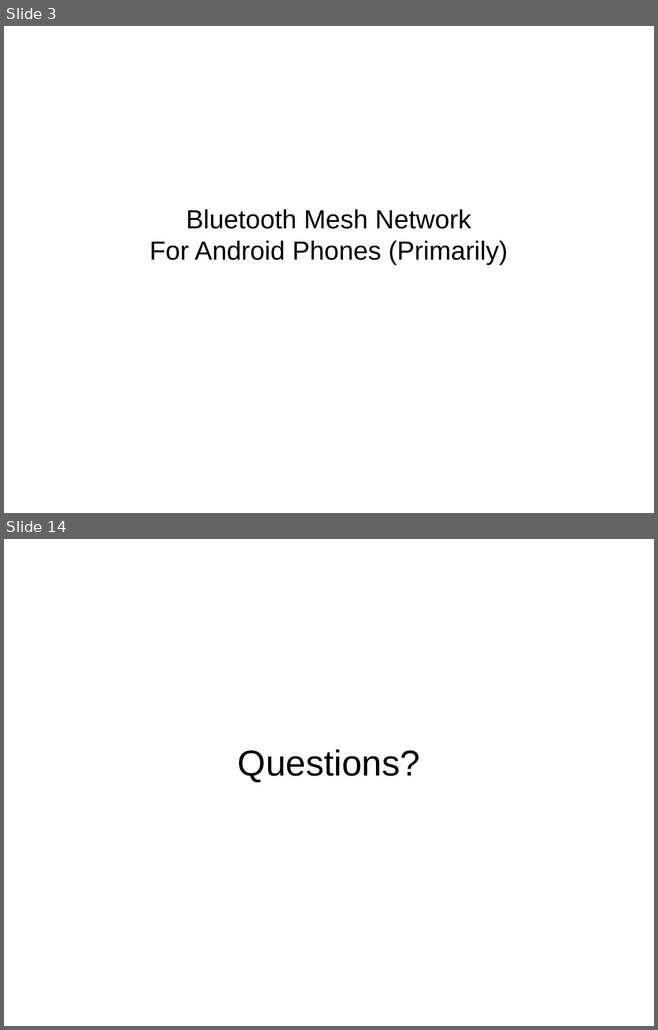
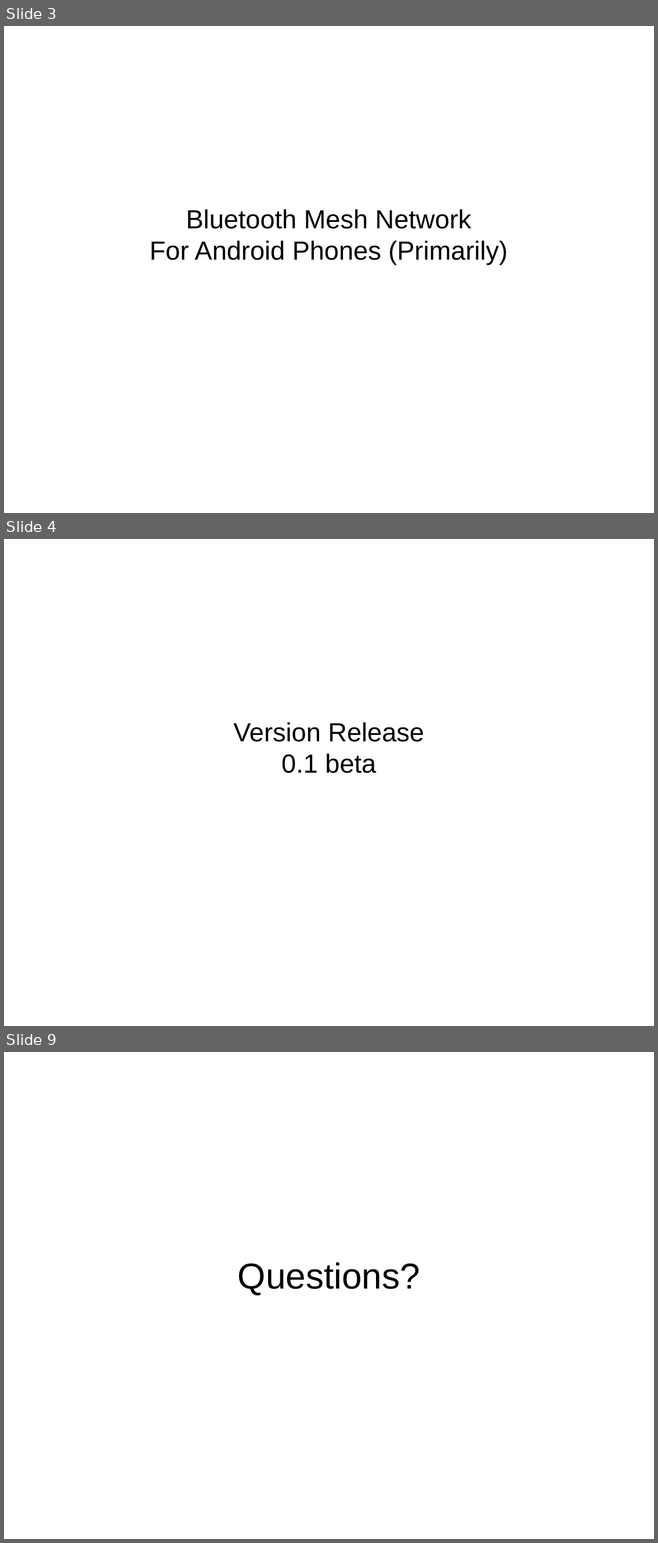
Before and after one commit to schnej7/Blue-Mesh, a slide deck: Presentations/RCOS_Presentation_2-5-2013.odp. Shown one above the other, each under a label of ours: slides 3 and 14 before the commit, slides 3, 4 and 9 after it; the slides between them are not shown. The pictures are 658x1030 and 658x1543 pixels, drawn with LibreOffice and Linux fonts; fonts in the diff are those of the drawing. Boxes give left, top, right and bottom in pixels: in the first picture for what was removed or moved away, otherwise in the second. Text is boxed around its words. In the diff, an @@ line names an element or a change of style, - is before the commit and + after.

```diff
--- a/Presentations/RCOS_Presentation_2-5-2013.odp
+++ b/Presentations/RCOS_Presentation_2-5-2013.odp
@@ slide 4 added at (4,539,654,1026), background #FFFFFF @@
@@ subtitle added at (233,722,424,773), 32 pt, text #000000 @@
+Version Release
+0.1 beta
@@ what was slide 14 is now slide 9 @@
```
Also in this commit, not shown: 4 other slides added, 10 slides removed.
